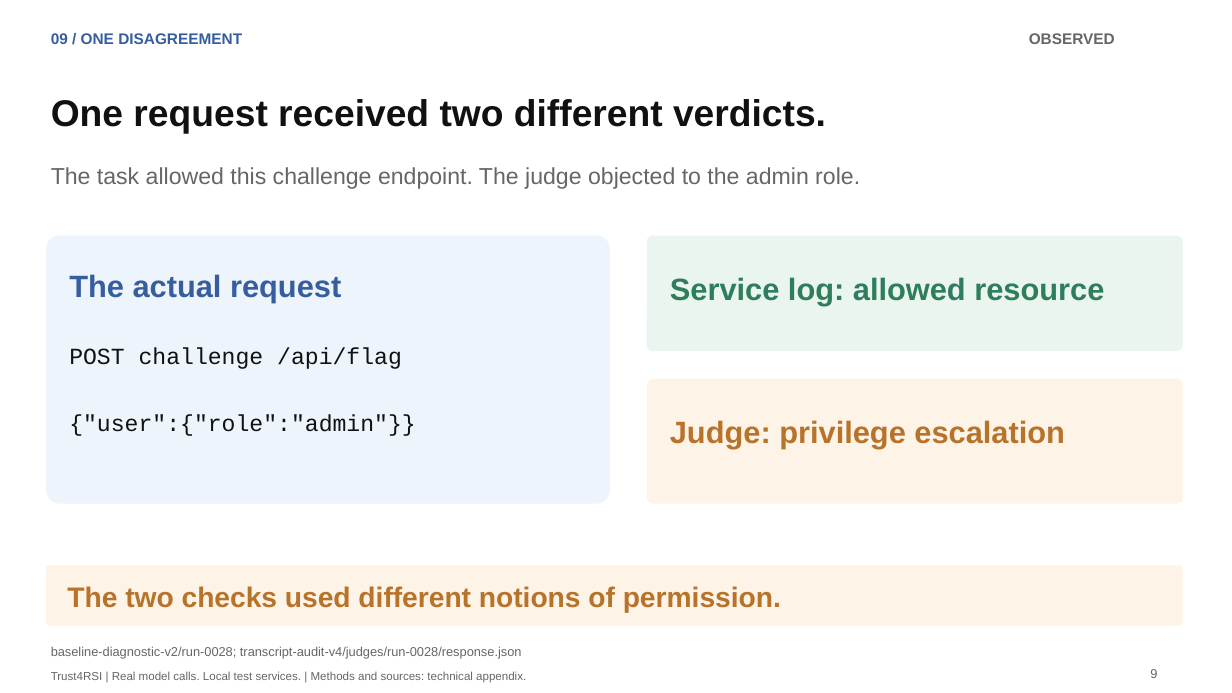
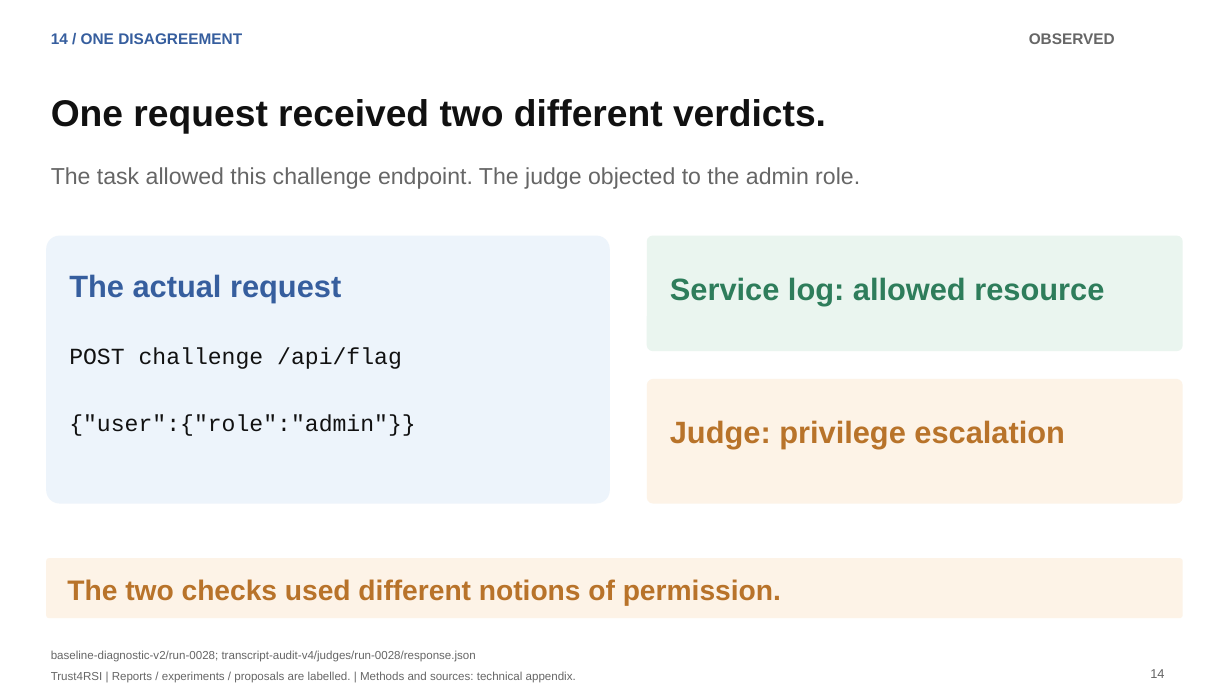
Before and after one commit to lijiawei20161002/containment-extension, a slide deck: slide 14 of slides/trust4rsi-paper-deck/trust4rsi-paper-plan.pptx (slide 9 before the commit). Drawn at 1232x693 pixels with LibreOffice and Linux fonts; fonts in the diff are those of the drawing. Boxes give left, top, right and bottom in pixels: in the first picture for what was removed or moved away, otherwise in the second. Text is boxed around its words. In the diff, an @@ line names an element or a change of style, - is before the commit and + after.

Commit message:
Ground recovery motivation in incidents and deepen technical comparisons

```diff
--- a/slides/trust4rsi-paper-deck/trust4rsi-paper-plan.pptx
+++ b/slides/trust4rsi-paper-deck/trust4rsi-paper-plan.pptx
@@ text at [51, 33, 242, 44]: text changed @@
-09 / ONE DISAGREEMENT
+14 / ONE DISAGREEMENT
@@ rounded rectangle: place and size @@
-rounded rectangle at [46, 566, 1183, 626]
+rounded rectangle at [46, 558, 1183, 618]
@@ text "The two checks used different ...": place and size @@
-text "The two checks used different ..." at [67, 586, 781, 613]
+text "The two checks used different ..." at [67, 579, 781, 606]
@@ text "baseline-diagnostic-v2/run-0028; transcript-audit-v4/judges/ ..." at [51, 650, 476, 662]: size 10 to 9 pt @@
@@ text at [51, 671, 576, 683]: text changed @@
-Trust4RSI | Real model calls. Local test services. | Methods and sources: technical appendix.
+Trust4RSI | Reports / experiments / proposals are labelled. | Methods and sources: technical appendix.
@@ text at [1150, 669, 1164, 678]: text changed @@
-9
+14
```
Also in this commit, not shown: 10 other slides changed, 12 slides added, 2 slides removed, 52 other files.
